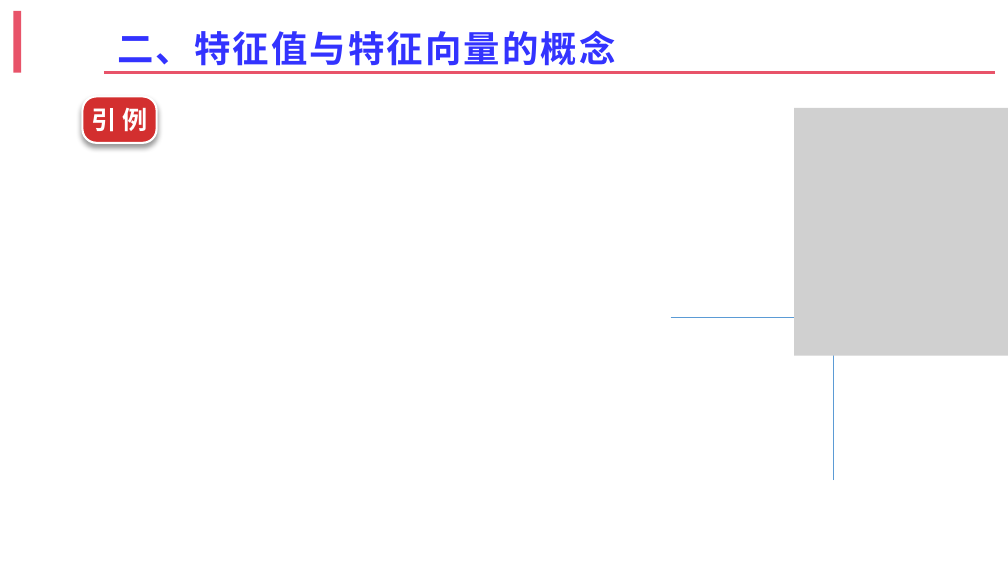
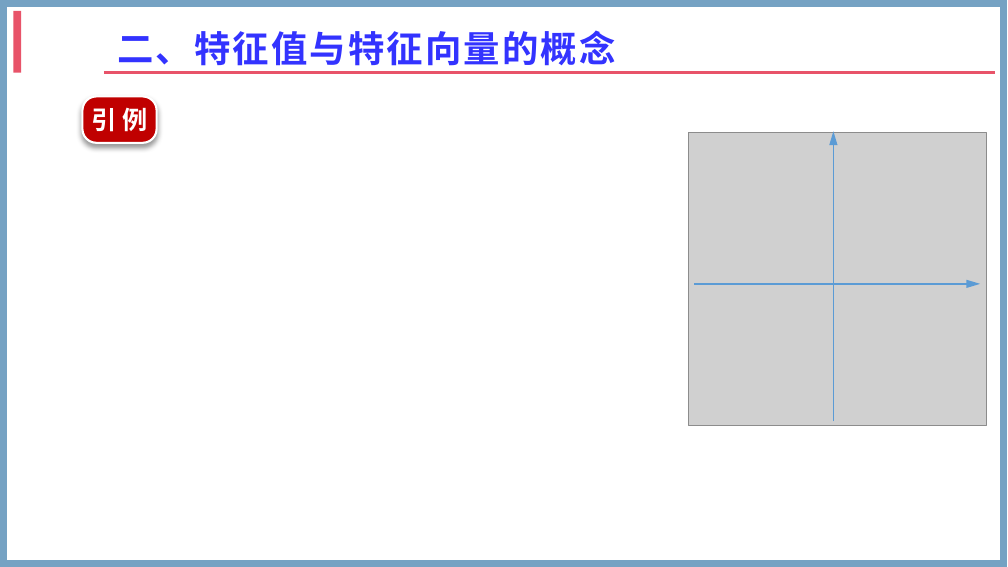
Before and after one commit to zhangshenxing/zhangshenxing.github.io, a slide deck: slide 3 of zsx.pptx (slide 5 before the commit). Drawn at 1008x567 pixels with LibreOffice and Linux fonts; fonts in the diff are those of the drawing; grey boxes stand for pictures; background and template pictures are left out. Boxes give left, top, right and bottom in pixels: in the first picture for what was removed or moved away, otherwise in the second. Text is boxed around its words. In the diff, an @@ line names an element or a change of style, - is before the commit and + after.

```diff
--- a/zsx.pptx
+++ b/zsx.pptx
@@ rectangle added at [4, 4, 1004, 563], outline #75A2C3 5 pt @@
@@ rounded rectangle "引 例" at [83, 97, 157, 143]: fill #D32F2F to #C00000 @@
@@ picture removed at [794, 108, 1008, 356] @@
@@ picture added at [688, 133, 987, 426] @@
@@ arrow moved from (834, 480) - (834, 123) to (834, 421) - (834, 131) @@
@@ arrow removed from (834, 318) to (749, 233) @@
@@ rectangle removed at [766, 254, 901, 318] @@
@@ ellipse removed at [774, 258, 893, 377] @@
@@ arrow moved from (670, 318) - (996, 318) to (695, 284) - (980, 284) @@
@@ arrow removed from (834, 318) to (791, 275) @@
@@ rectangle removed at [766, 318, 901, 381] @@
```
Also in this commit, not shown: 10 other slides changed, 3 slides added, 4 slides removed.
